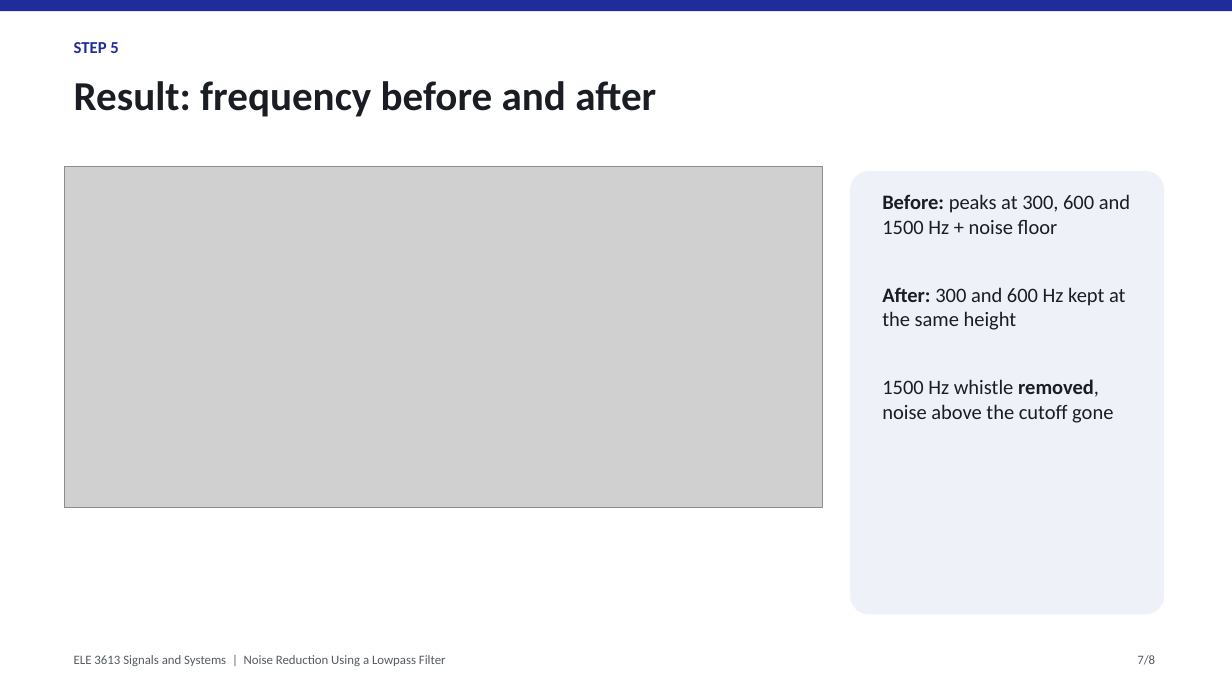
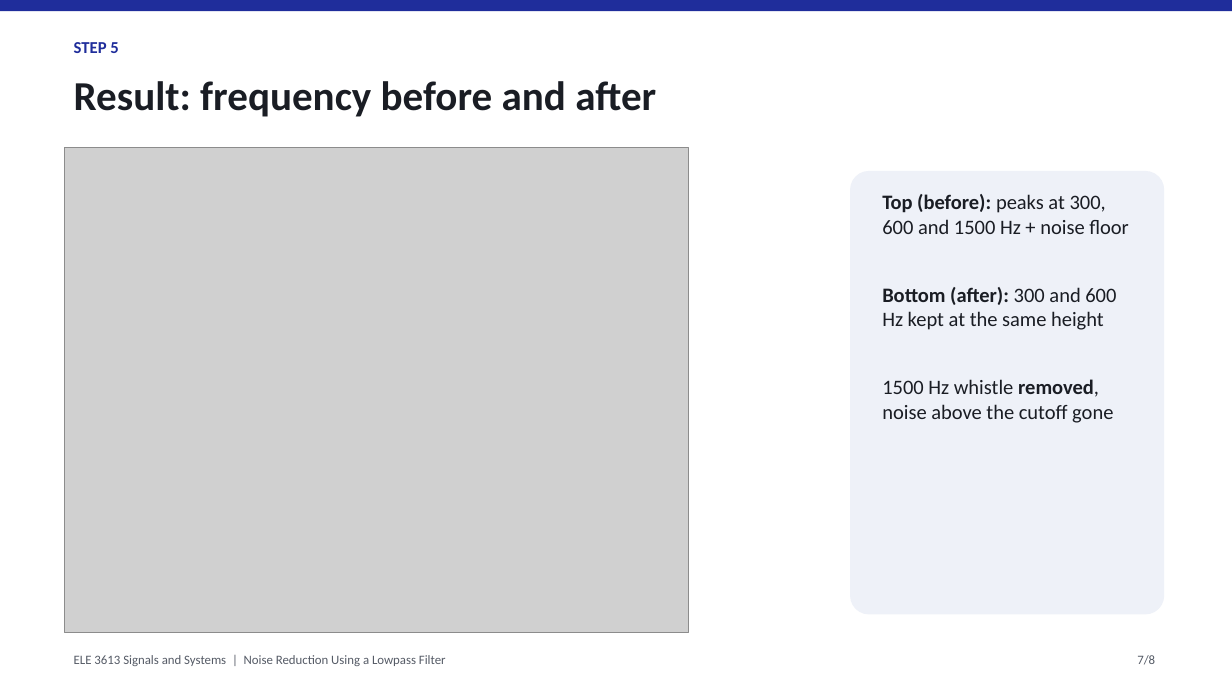
Before and after one commit to sshammaalman-art/Signal-project, a slide deck: slide 7 of LowpassNoiseReduction_Presentation.pptx. Drawn at 1232x693 pixels with LibreOffice and Linux fonts; fonts in the diff are those of the drawing; grey boxes stand for pictures. Boxes give left, top, right and bottom in pixels: in the first picture for what was removed or moved away, otherwise in the second. Text is boxed around its words. In the diff, an @@ line names an element or a change of style, - is before the commit and + after.

```diff
--- a/LowpassNoiseReduction_Presentation.pptx
+++ b/LowpassNoiseReduction_Presentation.pptx
@@ picture: place and size @@
-picture at (65,166,823,507)
+picture at (65,148,689,633)
@@ text at (882,194,1129,330): text changed @@
-Before: peaks at 300, 600 and 1500 Hz + noise floor
-After: 300 and 600 Hz kept at the same height
+Top (before): peaks at 300, 600 and 1500 Hz + noise floor
+Bottom (after): 300 and 600 Hz kept at the same height
```
Also in this commit, not shown: 1 other slide changed, 4 other files.
